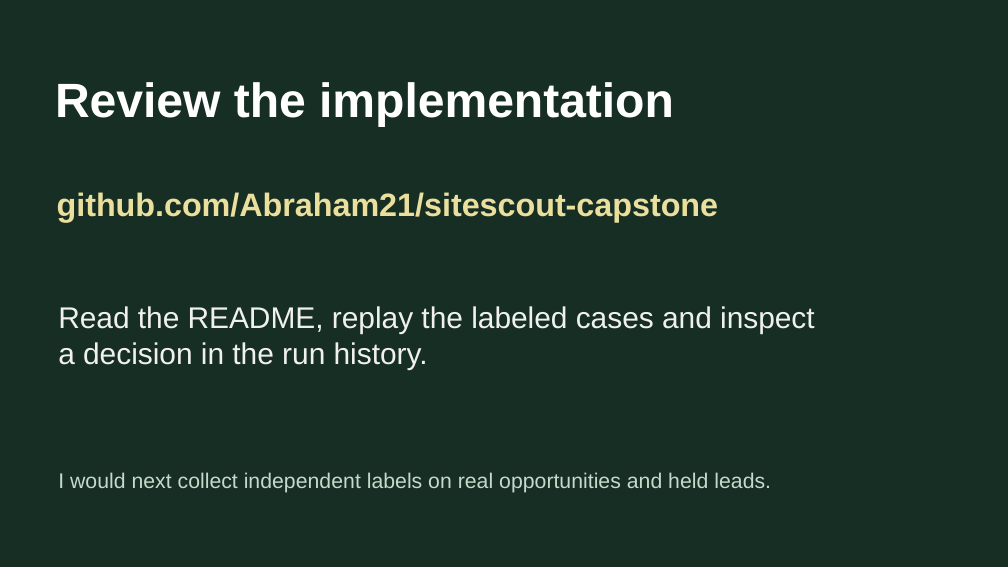
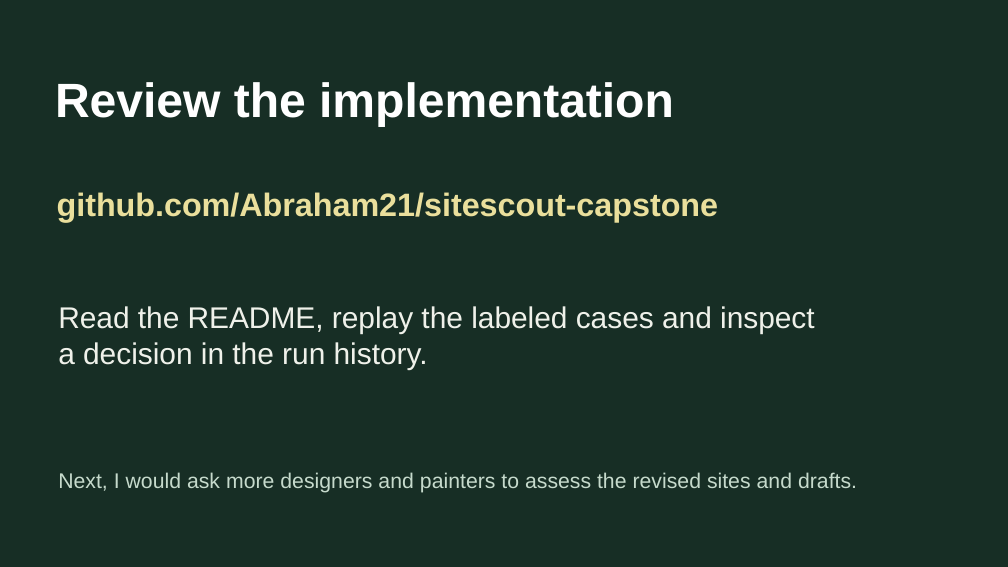
Before and after one commit to Abraham21/sitescout-capstone, a slide deck: slide 9 of submission/SiteScout Presentation.pptx. Drawn at 1008x567 pixels with LibreOffice and Linux fonts; fonts in the diff are those of the drawing. Boxes give left, top, right and bottom in pixels: in the first picture for what was removed or moved away, otherwise in the second. Text is boxed around its words. In the diff, an @@ line names an element or a change of style, - is before the commit and + after.

Commit message:
Ground painter previews, outreach and agent handoffs in verified evidence

```diff
--- a/submission/SiteScout Presentation.pptx
+++ b/submission/SiteScout Presentation.pptx
@@ text at bbox=[58, 472, 857, 493]: text changed @@
-I would next collect independent labels on real opportunities and held leads.
+Next, I would ask more designers and painters to assess the revised sites and drafts.
```
Also in this commit, not shown: 4 other slides changed, 1 slide added, 1 slide removed, 42 other files.
